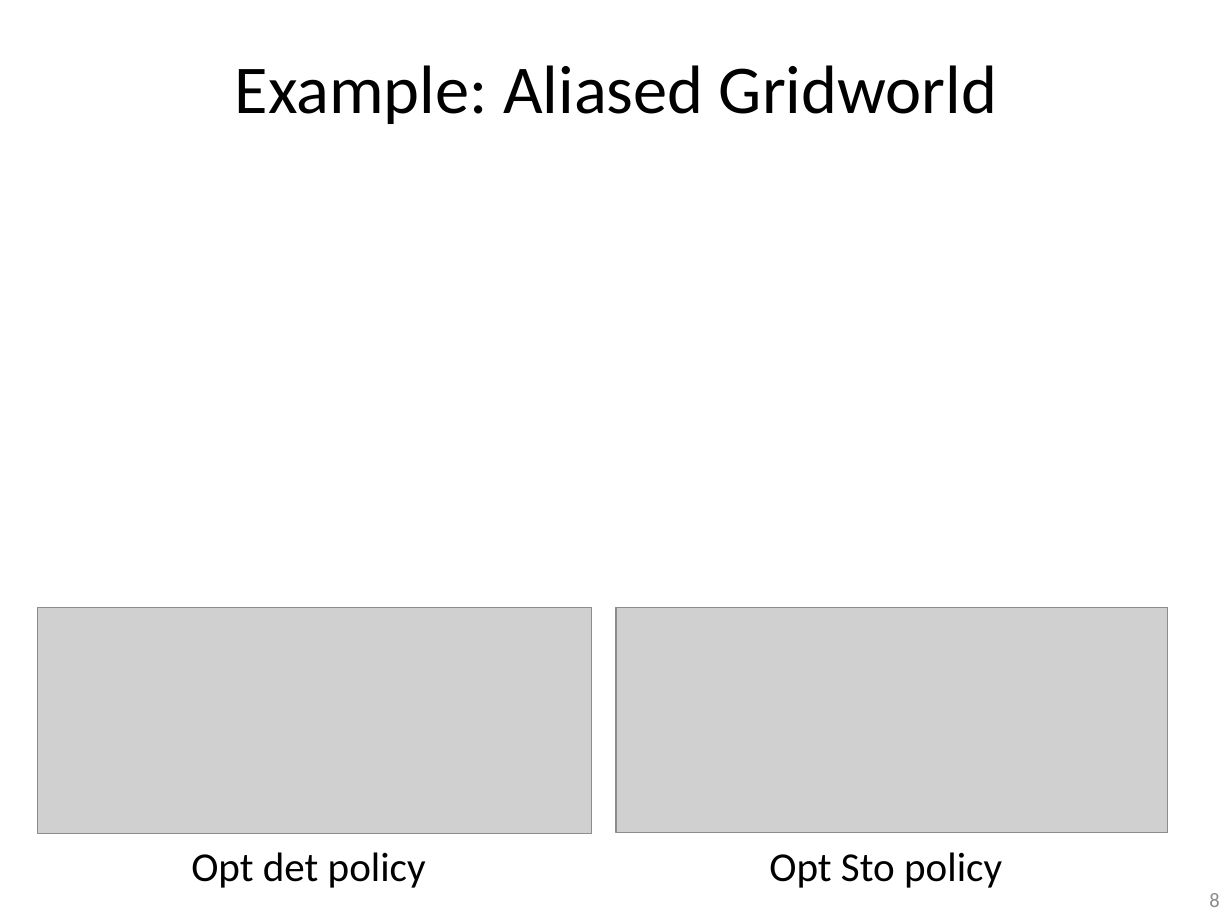
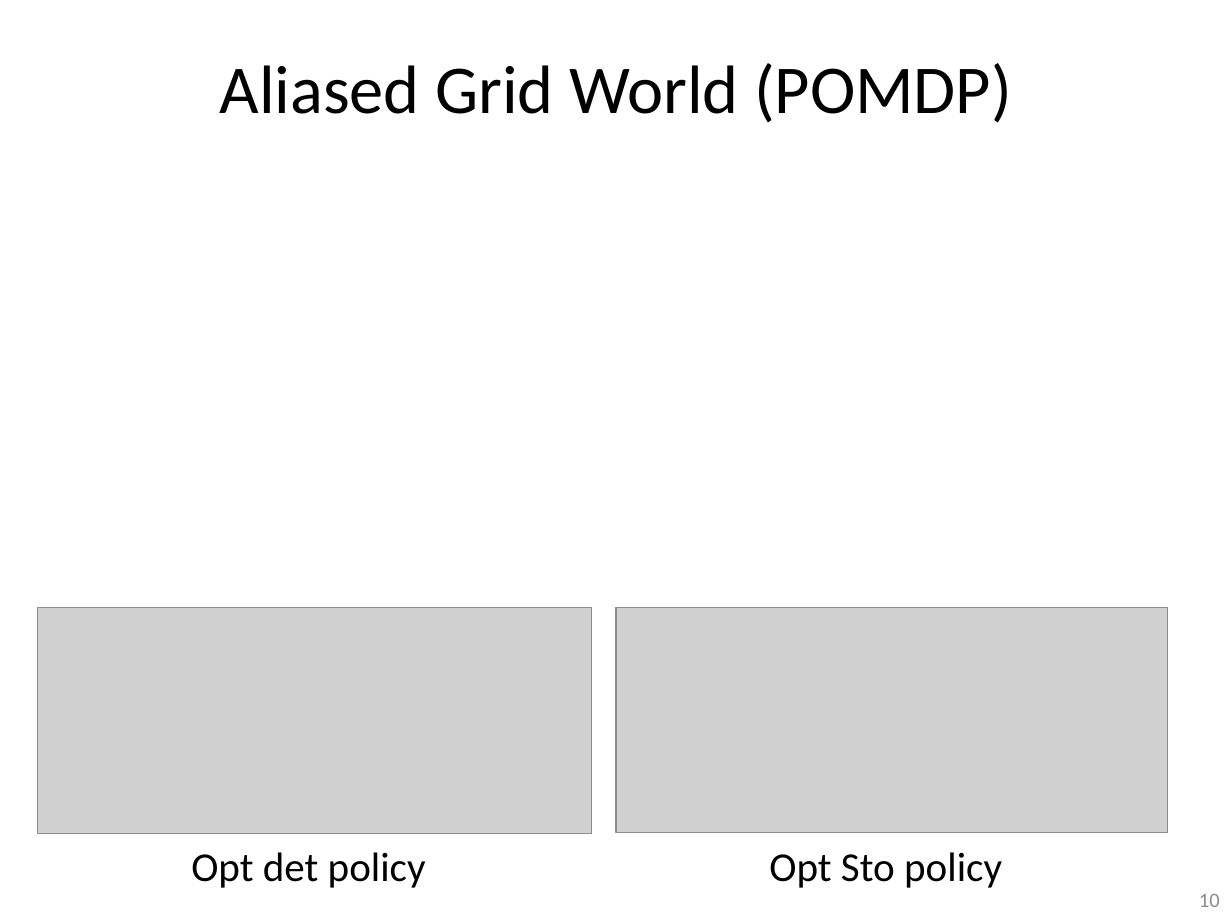
Before and after one commit to guzonghua/saav, a slide deck: slide 10 of PPTs/L7.3 Policy-based RL.pptx (slide 8 before the commit). Drawn at 1232x924 pixels with LibreOffice and Linux fonts; fonts in the diff are those of the drawing; grey boxes stand for pictures. Boxes give left, top, right and bottom in pixels: in the first picture for what was removed or moved away, otherwise in the second. Text is boxed around its words. In the diff, an @@ line names an element or a change of style, - is before the commit and + after.

```diff
--- a/PPTs/L7.3 Policy-based RL.pptx
+++ b/PPTs/L7.3 Policy-based RL.pptx
@@ title at (220, 63, 1012, 123): text changed @@
-Example: Aliased Gridworld
+Aliased Grid World (POMDP)
@@ page number at (1199, 894, 1220, 907): text changed @@
-8
+10
```
Also in this commit, not shown: 8 other slides changed, 11 slides added, 15 slides removed, 10 other files.
